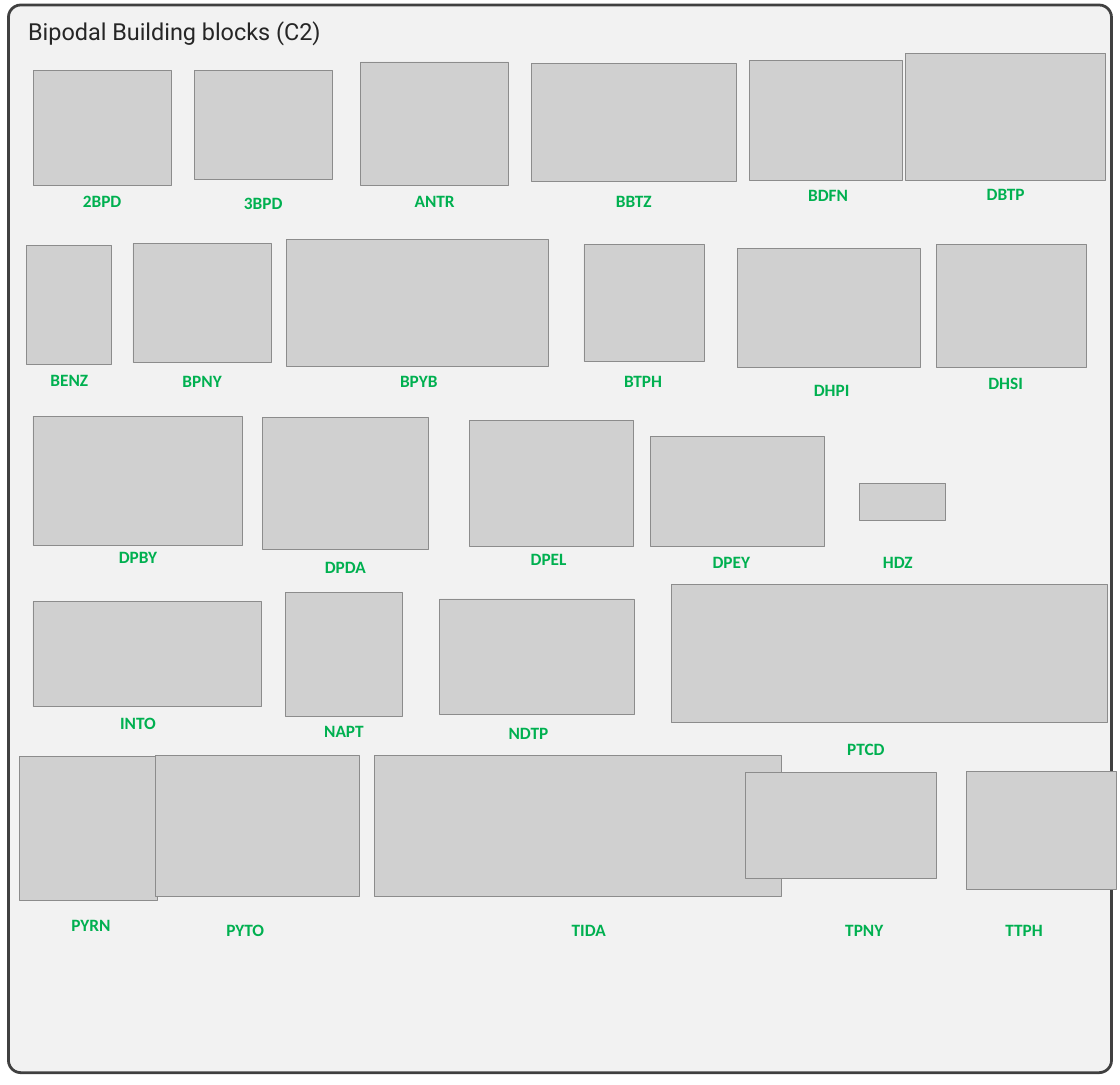
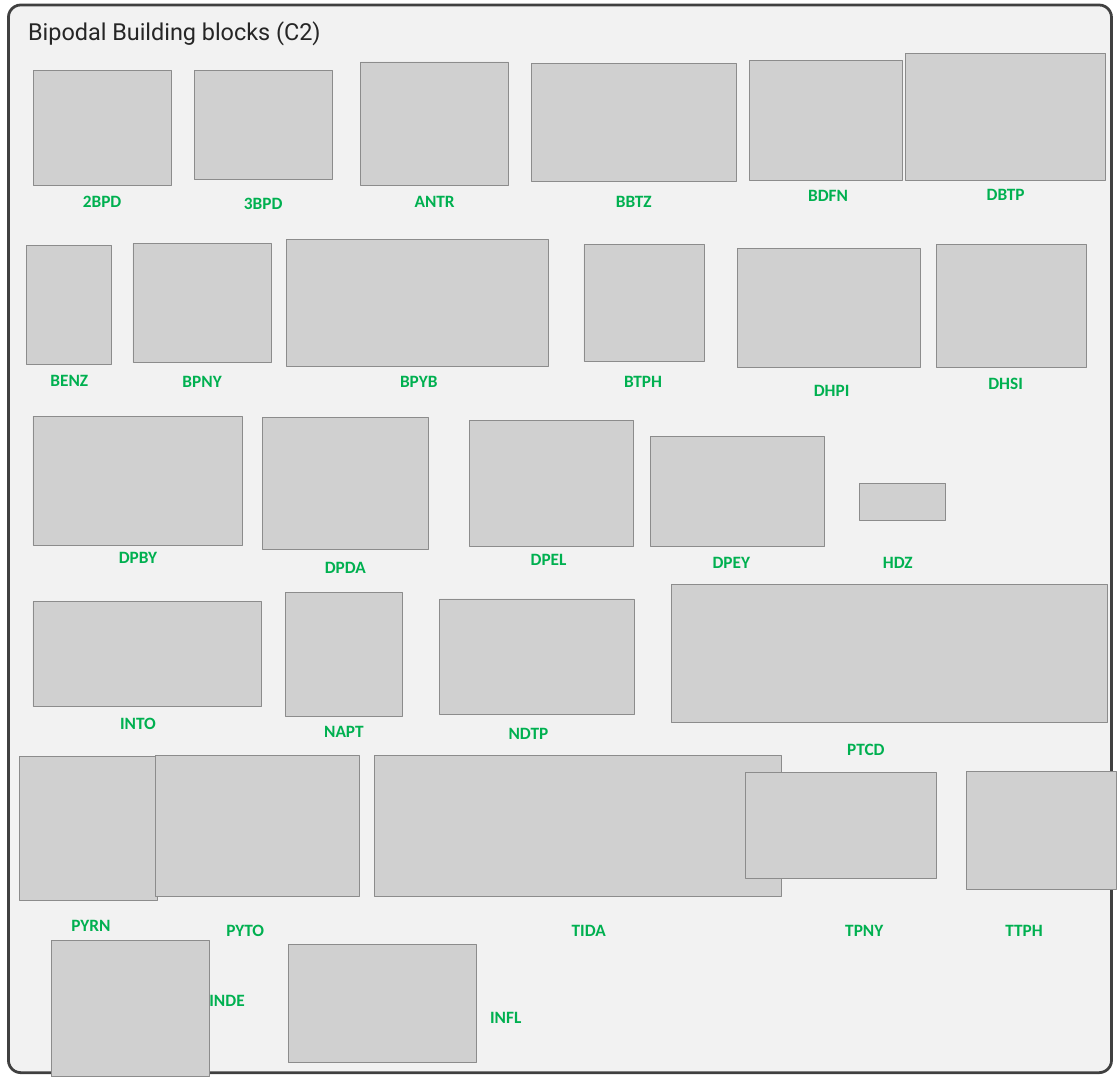
Before and after one commit to lipelopesoliveira/pyCOFBuilder, a slide deck: slide 4 of docs/Blocos_de_constru.pptx (slide 3 before the commit). Drawn at 1120x1085 pixels with LibreOffice and Linux fonts; fonts in the diff are those of the drawing; grey boxes stand for pictures. Boxes give left, top, right and bottom in pixels: in the first picture for what was removed or moved away, otherwise in the second. Text is boxed around its words. In the diff, an @@ line names an element or a change of style, - is before the commit and + after.

Commit message:
Update presentation and BB images

```diff
--- a/docs/Blocos_de_constru.pptx
+++ b/docs/Blocos_de_constru.pptx
@@ picture added at (51,940,209,1076) @@
@@ picture added at (288,945,476,1063) @@
@@ text added at (209,992,244,1011), 14 pt, text #00B050, bold @@
+INDE
@@ text added at (490,1011,521,1023), 14 pt, text #00B050, bold @@
+INFL
```
Also in this commit, not shown: 2 other slides changed, 1 slide added, 5 other files.
